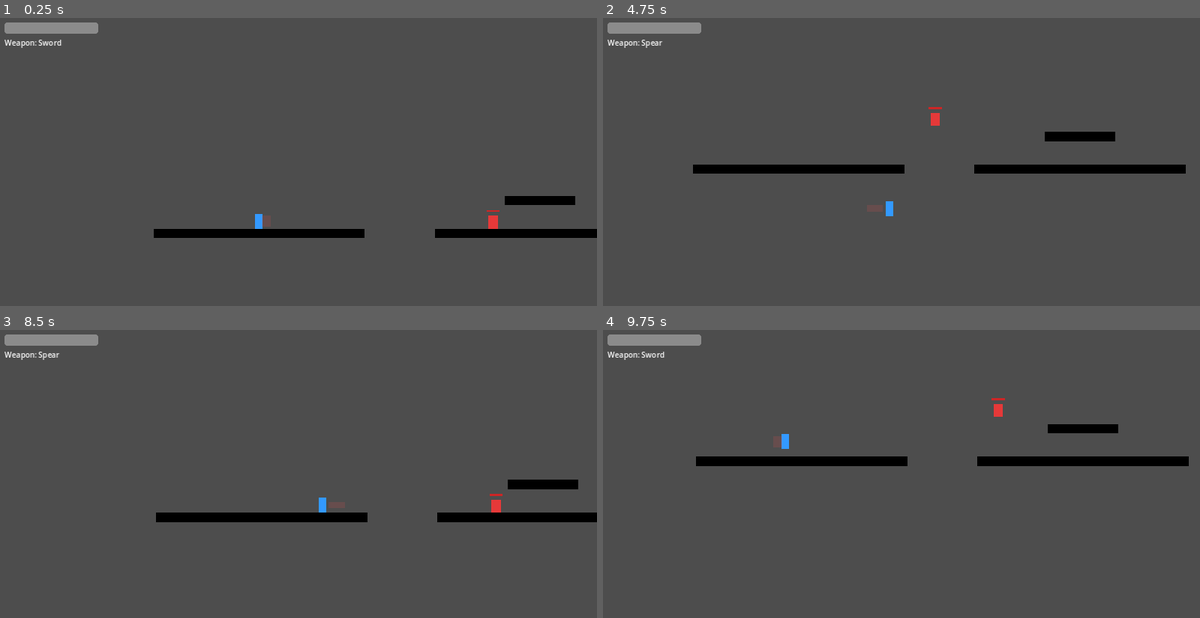
Above: before the commit, frames 1-4 (two rows, left to right).
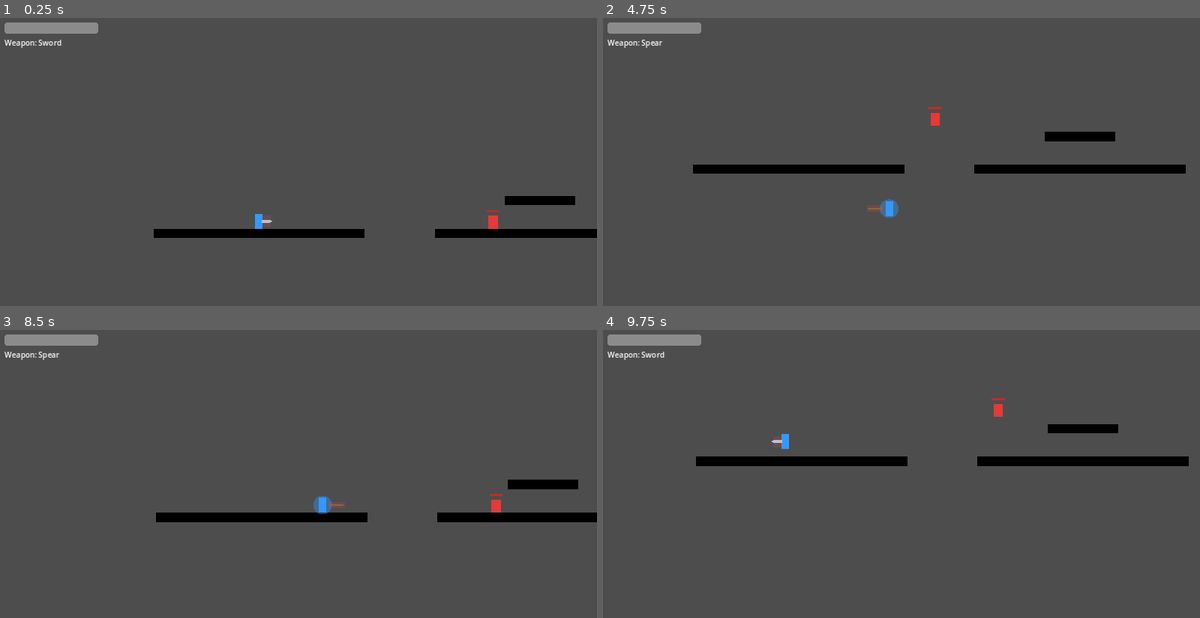
Above: after the commit, the same moments.

Repository: BrightHorizon-16/Everfall-Side-scroller-
Game: Godot game, scene res://scenes/main.tscn
The game is run twice, just before and just after one commit, with the same random seed, the same clock (stepped at 60 frames per second) and the same inputs.
Inputs (mouse positions are in pixels of both pictures, inside the frame that each line leads up to):
- Up to frame 1 (0.25 s): no input
- Up to frame 2 (4.75 s): tap Enter at 0.5 s; move the mouse to (1032, 167) at 0.52 s; hold D (move_right) 0.53-2.03 s; click (1032, 167) at 0.6 s; tap Space (jump) at 0.77, 1.52, 3.02, 3.77, 4.52 s; tap F (block, bound only after the commit) at 0.8, 1.35, 4.55 s; move the mouse to (782, 199) at 1.27 s; tap 1 at 1.55, 2.1 s; move the mouse to (961, 110) at 2.02 s; hold A (move_left) 2.03-2.78 s; tap 2 at 2.3, 2.85 s; move the mouse to (871, 251) at 2.77 s; hold D (move_right) 2.78-4.28 s; tap 3 at 3.05, 3.6 s; move the mouse to (1080, 234) at 3.52 s; click (1080, 234) at 3.8 s; move the mouse to (722, 133) at 4.27 s; hold A (move_left) from 4.28 s (still down); click (722, 133) at 4.35 s
- Up to frame 3 (8.5 s): move the mouse to (328, 494) at 5.02 s; release A (move_left) at 5.03 s; hold D (move_right) 5.03-5.78 s; tap F (block, bound only after the commit) at 5.1, 8.3 s; tap 1 at 5.3, 5.85 s; move the mouse to (208, 410) at 5.77 s; hold A (move_left) 5.78-7.28 s; tap Space (jump) at 6.02, 6.77, 7.52 s; tap 2 at 6.05, 6.6 s; move the mouse to (429, 479) at 6.52 s; tap 3 at 6.8, 7.35 s; move the mouse to (179, 511) at 7.27 s; hold D (move_right) from 7.28 s (still down); click (179, 511) at 7.55 s; move the mouse to (358, 422) at 8.02 s; click (358, 422) at 8.1 s
- Up to frame 4 (9.75 s): move the mouse to (871, 563) at 8.77 s; tap F (block, bound only after the commit) at 8.85 s; tap Space (jump) at 9.02 s; tap 1 at 9.05, 9.6 s; move the mouse to (1080, 546) at 9.52 s; release D (move_right) at 9.53 s; hold A (move_left) from 9.53 s (still down)

The runs differ from the first frame. In frame 1, less than 0.1% of the frame differs, in the area x 43-46%, y 70-72%; in frame 2, 0.1%, in the area x 44-50%, y 62-70%; in frame 3, 0.1%; in frame 4, less than 0.1%.

Commit message:
Milestone 6: knockback (player+enemy, per-weapon), block with cooldown, weapon silhouettes

Diff:
--- a/project.godot
+++ b/project.godot
@@ -37,6 +37,11 @@
 "events": [Object(InputEventMouseButton,"resource_local_to_scene":false,"resource_name":"","device":-1,"window_id":0,"a …(253 unchanged characters)…
 ]
 }
+block={
+"deadzone": 0.2,
+"events": [Object(InputEventKey,"resource_local_to_scene":false,"resource_name":"","device":-1,"window_id":0,"alt_pressed":false,"shift_pressed":false,"ctrl_pressed":false,"meta_pressed":false,"pressed":false,"keycode":0,"physical_keycode":70,"key_label":0,"unicode":0,"location":0,"echo":false,"script":null)
+]
+}
 
 [layer_names]
 
--- a/resources/weapons/dagger.tres
+++ b/resources/weapons/dagger.tres
@@ -10,3 +10,6 @@
 attack_cooldown = 0.15
 hitbox_reach = 12.0
 hitbox_size = Vector2(14, 20)
+knockback_force = 100.0
+silhouette = PackedVector2Array(-6, -2, 5, -2, 9, 0, 5, 2, -6, 2)
+silhouette_color = Color(0.6, 0.6, 0.65, 1)
--- a/resources/weapons/spear.tres
+++ b/resources/weapons/spear.tres
@@ -10,3 +10,6 @@
 attack_cooldown = 0.4
 hitbox_reach = 30.0
 hitbox_size = Vector2(34, 14)
+knockback_force = 350.0
+silhouette = PackedVector2Array(-16, -2, 12, -2, 17, 0, 12, 2, -16, 2)
+silhouette_color = Color(0.55, 0.4, 0.25, 1)
--- a/resources/weapons/sword.tres
+++ b/resources/weapons/sword.tres
@@ -10,3 +10,6 @@
 attack_cooldown = 0.3
 hitbox_reach = 16.0
 hitbox_size = Vector2(20, 24)
+knockback_force = 250.0
+silhouette = PackedVector2Array(-10, -3, 8, -3, 14, 0, 8, 3, -10, 3)
+silhouette_color = Color(0.75, 0.75, 0.8, 1)
--- a/scenes/enemies/chaser.tscn
+++ b/scenes/enemies/chaser.tscn
@@ -6,6 +6,7 @@
 [ext_resource type="Script" path="res://scripts/components/hurtbox.gd" id="4_hurtbox"]
 [ext_resource type="Script" path="res://scripts/components/hitbox.gd" id="5_hitbox"]
 [ext_resource type="Script" path="res://scripts/components/enemy_health_bar.gd" id="6_health_bar"]
+[ext_resource type="Script" path="res://scripts/components/knockback.gd" id="7_knockback"]
 
 [sub_resource type="RectangleShape2D" id="RectangleShape2D_body"]
 size = Vector2(20, 28)
@@ -27,6 +28,9 @@
 
 [node name="ChaserAI" type="Node" parent="."]
 script = ExtResource("2_ai")
+
+[node name="Knockback" type="Node" parent="."]
+script = ExtResource("7_knockback")
 
 [node name="LedgeRay" type="RayCast2D" parent="."]
 position = Vector2(24, 0)
@@ -52,6 +56,7 @@
 monitorable = false
 script = ExtResource("5_hitbox")
 damage = 10
+knockback_force = 150.0
 
 [node name="CollisionShape2D" type="CollisionShape2D" parent="Hitbox"]
 shape = SubResource("RectangleShape2D_hitbox")
--- a/scenes/player/player.tscn
+++ b/scenes/player/player.tscn
@@ -10,6 +10,8 @@
 [ext_resource type="Resource" path="res://resources/weapons/sword.tres" id="8_sword"]
 [ext_resource type="Resource" path="res://resources/weapons/dagger.tres" id="9_dagger"]
 [ext_resource type="Resource" path="res://resources/weapons/spear.tres" id="10_spear"]
+[ext_resource type="Script" path="res://scripts/components/knockback.gd" id="11_knockback"]
+[ext_resource type="Script" path="res://scripts/player/block.gd" id="12_block"]
 
 [sub_resource type="RectangleShape2D" id="RectangleShape2D_body"]
 size = Vector2(16, 32)
@@ -32,6 +34,9 @@
 [node name="Movement" type="Node" parent="."]
 script = ExtResource("2_movement")
 
+[node name="Knockback" type="Node" parent="."]
+script = ExtResource("11_knockback")
+
 [node name="Health" type="Node" parent="."]
 script = ExtResource("3_health")
 
@@ -44,6 +49,9 @@
 sword = ExtResource("8_sword")
 dagger = ExtResource("9_dagger")
 spear = ExtResource("10_spear")
+
+[node name="Block" type="Node2D" parent="."]
+script = ExtResource("12_block")
 
 [node name="Hurtbox" type="Area2D" parent="."]
 collision_layer = 8
@@ -63,3 +71,7 @@
 
 [node name="CollisionShape2D" type="CollisionShape2D" parent="Hitbox"]
 shape = SubResource("RectangleShape2D_hitbox")
+
+[node name="WeaponVisual" type="Polygon2D" parent="Hitbox"]
+polygon = PackedVector2Array(-10, -3, 8, -3, 14, 0, 8, 3, -10, 3)
+color = Color(0.75, 0.75, 0.8, 1)
--- a/scripts/components/hitbox.gd
+++ b/scripts/components/hitbox.gd
@@ -2,9 +2,10 @@
 ## Hitbox
 ##
 ## Generic "I deal damage to whatever I touch" component. Detects Hurtbox
-## areas entering it and calls take_hit() on them. Used both for the
-## player's attack swing (toggled on/off by Combat) and an enemy's
-## always-on contact damage - the same script, different usage.
+## areas entering it and calls take_hit() on them, passing damage plus a
+## push-direction and force for knockback. Used both for the player's
+## attack swing (toggled on/off by Combat) and an enemy's always-on
+## contact damage - the same script, different usage.
 ##
 ## Also a permanent debug tool: while debug_visible is on, it draws its
 ## own collision area so hitbox reach/timing is visible during testing.
@@ -14,6 +15,7 @@
 class_name Hitbox
 
 @export var damage: int = 10
+@export var knockback_force: float = 0.0
 @export var debug_visible: bool = true
 
 
@@ -28,7 +30,10 @@
 
 func _on_area_entered(area: Area2D) -> void:
 	if area is Hurtbox:
-		area.take_hit(damage)
+		var direction := area.global_position - global_position
+		if direction == Vector2.ZERO:
+			direction = Vector2.RIGHT
+		area.take_hit(damage, direction.normalized(), knockback_force)
 
 
 func _draw() -> void:
--- a/scripts/components/hurtbox.gd
+++ b/scripts/components/hurtbox.gd
@@ -2,14 +2,21 @@
 ## Hurtbox
 ##
 ## Generic "this is where I can be hit" marker. Exposes take_hit() for a
-## Hitbox to call, and forwards the damage to a sibling Health component.
-## Attach as a child Area2D under any entity that also has a Health node.
+## Hitbox to call, forwards damage to a sibling Health component, and
+## triggers a sibling Knockback component if one exists. Also checks for
+## an optional sibling "Block" component (Player-only) and skips damage
+## entirely while it's active - Chaser has no Block node, so this never
+## affects enemies. Attach as a child Area2D under any entity that also
+## has a Health node.
 class_name Hurtbox
 
 ## Optional override if Health isn't a direct sibling named "Health".
 @export var health_path: NodePath
+## Optional override if Knockback isn't a direct sibling named "Knockback".
+@export var knockback_path: NodePath
 
 var health: Health
+var knockback: Knockback
 
 
 func _ready() -> void:
@@ -18,7 +25,21 @@
 	else:
 		health = get_parent().get_node("Health")
 
+	if knockback_path != NodePath(""):
+		knockback = get_node(knockback_path)
+	elif get_parent().has_node("Knockback"):
+		knockback = get_parent().get_node("Knockback")
 
-func take_hit(amount: int) -> void:
+
+func take_hit(amount: int, knockback_direction: Vector2 = Vector2.ZERO, knockback_force: float = 0.0) -> void:
+	if _is_blocking():
+		return
 	if health:
 		health.take_damage(amount)
+	if knockback:
+		knockback.apply(knockback_direction, knockback_force)
+
+
+func _is_blocking() -> bool:
+	var blocker := get_parent().get_node_or_null("Block") as PlayerBlock
+	return blocker != null and blocker.is_blocking
--- /dev/null
+++ b/scripts/components/knockback.gd
@@ -0,0 +1,33 @@
+extends Node
+## Knockback
+##
+## Generic decaying-impulse knockback, usable by Player or any enemy.
+## While active, overrides this frame's horizontal velocity (set earlier
+## by Movement/ChaserAI) with the knockback velocity instead - so this
+## node must come AFTER the movement component in the scene tree's node
+## order, since siblings process in that order and this needs to run
+## later in the frame to win.
+class_name Knockback
+
+@export var friction: float = 900.0  ## How fast the knockback velocity decays.
+
+@onready var body: CharacterBody2D = get_parent()
+
+var _velocity: Vector2 = Vector2.ZERO
+var _active: bool = false
+
+
+func apply(direction: Vector2, force: float) -> void:
+	if direction == Vector2.ZERO or force <= 0.0:
+		return
+	_velocity = direction.normalized() * force
+	_active = true
+
+
+func _physics_process(delta: float) -> void:
+	if not _active:
+		return
+	body.velocity.x = _velocity.x
+	_velocity = _velocity.move_toward(Vector2.ZERO, friction * delta)
+	if _velocity.length() < 10.0:
+		_active = false
--- a/scripts/components/weapon.gd
+++ b/scripts/components/weapon.gd
@@ -18,3 +18,12 @@
 ## How far in front of the player the hitbox is placed.
 @export var hitbox_reach: float = 16.0
 @export var hitbox_size: Vector2 = Vector2(20, 24)
+@export var knockback_force: float = 200.0
+
+## Placeholder visual only - a flat polygon silhouette, not real art. No
+## image-generation tool is available in this environment, so this is as
+## far as "seeing the weapon" goes for now. Points are local to the
+## Hitbox's origin, drawn pointing away from the player (+X); Combat.gd
+## mirrors the whole Hitbox via scale.x so it flips correctly either way.
+@export var silhouette: PackedVector2Array = PackedVector2Array()
+@export var silhouette_color: Color = Color(0.8, 0.8, 0.8, 1)
--- /dev/null
+++ b/scripts/player/block.gd
@@ -0,0 +1,44 @@
+extends Node2D
+## PlayerBlock
+##
+## Single responsibility: brief active block window on a button press,
+## with a cooldown before it can be used again. While active, incoming
+## damage is fully negated - Hurtbox checks is_blocking directly, this
+## script doesn't touch Health itself. No partial block %, no stamina
+## cost yet, since there's no stamina system to hook into.
+##
+## Extends Node2D (not Node) purely so it can draw a simple debug shield
+## visual while active - otherwise blocking would be invisible to test.
+class_name PlayerBlock
+
+@export var block_duration: float = 0.4
+@export var block_cooldown: float = 1.0
+@export var debug_visible: bool = true
+
+var is_blocking: bool = false
+var _duration_timer: float = 0.0
+var _cooldown_timer: float = 0.0
+
+
+func _process(delta: float) -> void:
+	if _cooldown_timer > 0.0:
+		_cooldown_timer -= delta
+
+	if is_blocking:
+		_duration_timer -= delta
+		if _duration_timer <= 0.0:
+			is_blocking = false
+
+	if Input.is_action_just_pressed("block") and _cooldown_timer <= 0.0 and not is_blocking:
+		is_blocking = true
+		_duration_timer = block_duration
+		_cooldown_timer = block_duration + block_cooldown
+
+	if debug_visible:
+		queue_redraw()
+
+
+func _draw() -> void:
+	if not (debug_visible and is_blocking):
+		return
+	draw_circle(Vector2.ZERO, 20.0, Color(0.2, 0.6, 1.0, 0.4))
--- a/scripts/player/combat.gd
+++ b/scripts/player/combat.gd
@@ -3,9 +3,10 @@
 ##
 ## Single responsibility: trigger an attack using whichever Weapon is
 ## currently equipped, and position/activate the Hitbox while swinging.
-## All stats (damage, speed, reach) come from the equipped Weapon
-## resource - this script doesn't know or care which weapon it is. No
-## combo chains, no heavy attacks yet - deferred to a later milestone.
+## All stats (damage, speed, reach, knockback, visual silhouette) come
+## from the equipped Weapon resource - this script doesn't know or care
+## which weapon it is. No combo chains, no heavy attacks yet - deferred
+## to a later milestone.
 class_name PlayerCombat
 
 signal weapon_changed(weapon: Weapon)
@@ -14,6 +15,7 @@
 
 @onready var hitbox: Hitbox = get_parent().get_node("Hitbox")
 @onready var hitbox_shape: CollisionShape2D = hitbox.get_node("CollisionShape2D")
+@onready var weapon_visual: Polygon2D = hitbox.get_node("WeaponVisual")
 @onready var movement: PlayerMovement = get_parent().get_node("Movement")
 
 var _cooldown_timer: float = 0.0
@@ -25,15 +27,19 @@
 		equip_weapon(equipped_weapon)
 
 
-## Swap the active weapon. Updates the Hitbox's damage and collision
-## shape size to match. Safe to call at any time (e.g. from an inventory
-## system later, or the temporary WeaponTestSwitcher for now).
+## Swap the active weapon. Updates the Hitbox's damage, knockback,
+## collision shape size, and placeholder visual to match. Safe to call
+## at any time (e.g. from an inventory system later, or the temporary
+## WeaponTestSwitcher for now).
 func equip_weapon(weapon: Weapon) -> void:
 	equipped_weapon = weapon
 	hitbox.damage = weapon.damage
+	hitbox.knockback_force = weapon.knockback_force
 	var rect_shape := hitbox_shape.shape as RectangleShape2D
 	if rect_shape:
 		rect_shape.size = weapon.hitbox_size
+	weapon_visual.polygon = weapon.silhouette
+	weapon_visual.color = weapon.silhouette_color
 	weapon_changed.emit(weapon)
 
 
@@ -47,6 +53,11 @@
 func _update_hitbox_position() -> void:
 	if equipped_weapon:
 		hitbox.position.x = equipped_weapon.hitbox_reach * movement.facing_direction
+		# Mirrors the hitbox (and its child weapon silhouette) so the
+		# blade visually points away from the player either direction.
+		# The collision shape itself is symmetric, so this doesn't
+		# affect hit detection, only the visual.
+		hitbox.scale.x = movement.facing_direction
 
 
 func _tick_timers(delta: float) -> void:
Not shown: 1 places in scenes/enemies/chaser.tscn that only renumber resources
Not shown: 1 places in scenes/player/player.tscn that only renumber resources
Not shown, changed: PROGRESS.md
